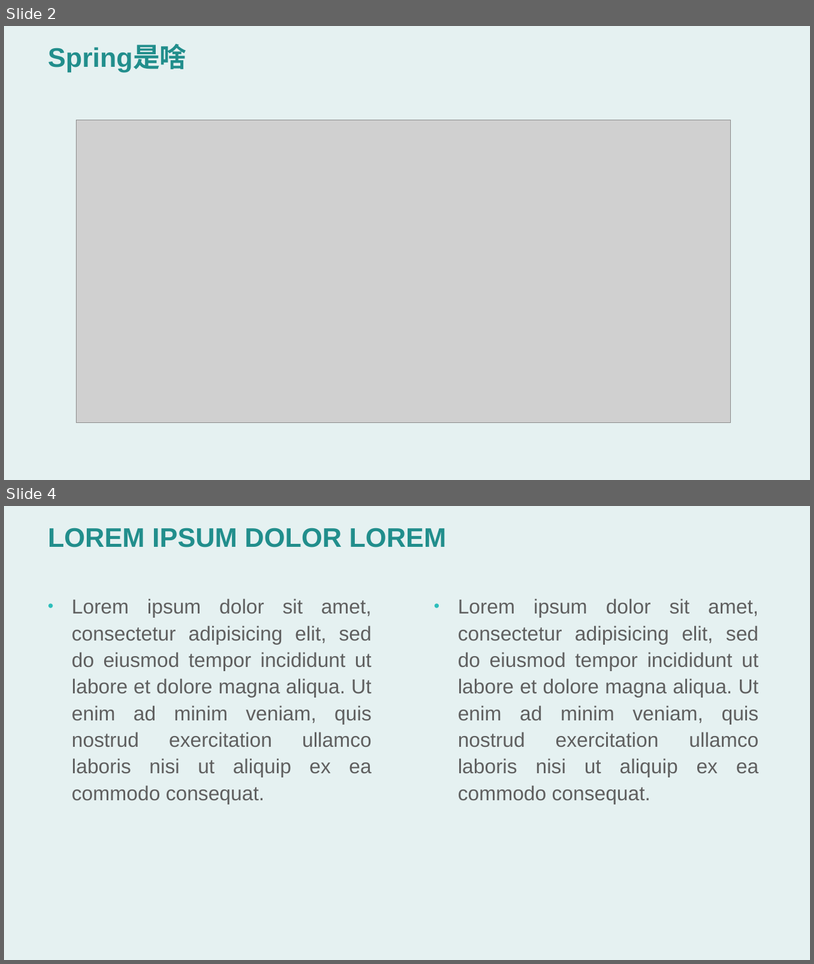
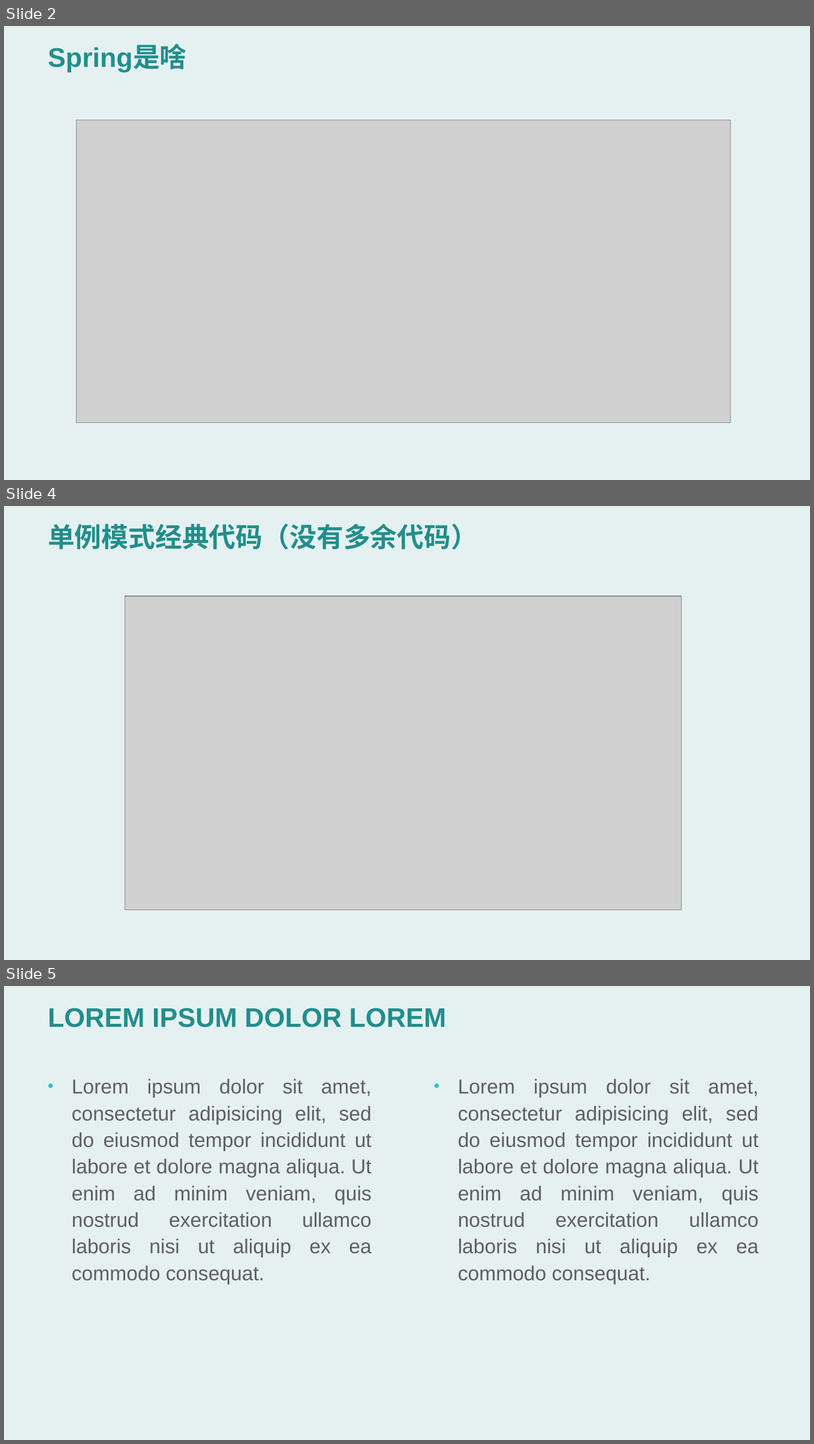
Before and after one commit to woodywoodpecker/py4j-notes, a slide deck: Spring/Spring源码分析.pptx. Shown one above the other, each under a label of ours: slides 2 and 4 before the commit, slides 2, 4 and 5 after it; the slides between them are not shown. The pictures are 814x964 and 814x1444 pixels, drawn with LibreOffice and Linux fonts; fonts in the diff are those of the drawing; grey boxes stand for pictures. Boxes give left, top, right and bottom in pixels: in the first picture for what was removed or moved away, otherwise in the second. Text is boxed around its words. In the diff, an @@ line names an element or a change of style, - is before the commit and + after.

```diff
--- a/Spring/Spring源码分析.pptx
+++ b/Spring/Spring源码分析.pptx
@@ slide 4 added at (4, 506, 810, 960), background #FFFFFF; not listed: 1 template element that a slide beside it also shows @@
@@ title added at (48, 523, 478, 550), 32 pt, text #218E8C, bold @@
+单例模式经典代码（没有多余代码）
@@ picture added at (125, 596, 682, 910) @@
@@ what was slide 4 is now slide 5 @@
```
Also in this commit, not shown: 1 slide changed.
